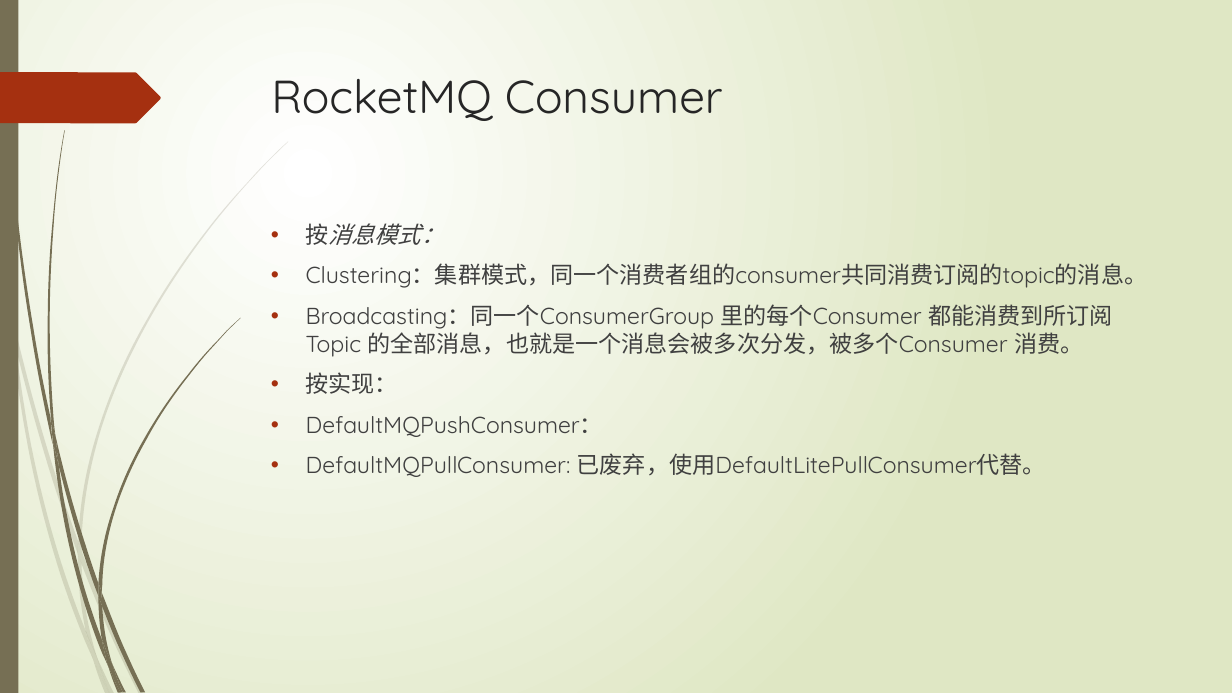
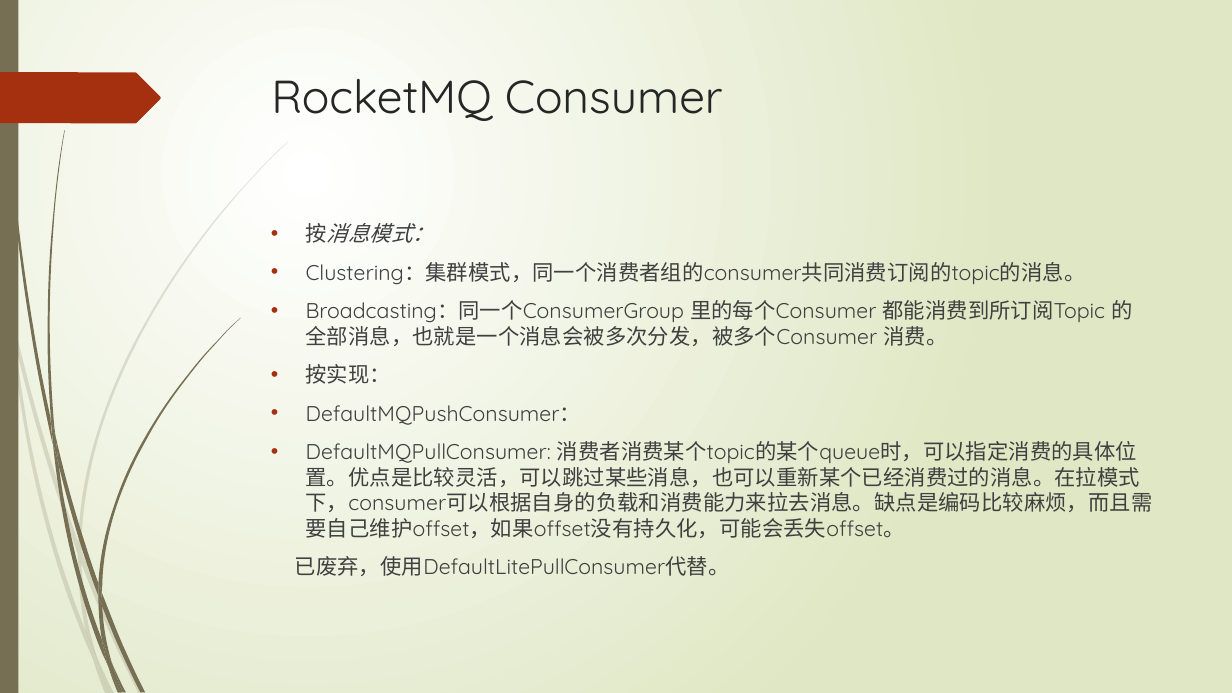
Before and after one commit to xljnc/rocketmqLearning, a slide deck: slide 7 of doc/RocketMQ简介.pptx. Drawn at 1232x693 pixels with LibreOffice and Linux fonts; fonts in the diff are those of the drawing. Boxes give left, top, right and bottom in pixels: in the first picture for what was removed or moved away, otherwise in the second. Text is boxed around its words. In the diff, an @@ line names an element or a change of style, - is before the commit and + after.

Commit message:
RocketMQ文档 by yipin 2021-04-29

```diff
--- a/doc/RocketMQ简介.pptx
+++ b/doc/RocketMQ简介.pptx
@@ text at [306,223,1132,425]: size 18 to 16.6 pt in "按消息模式：", "Clustering：集群模式，同一个消费者组的consumer共同消费订阅的topic的消息。", "Broadcasting：同一个ConsumerGroup 里的每个Consumer 都能消费到所订阅Topic 的全部 ...", "按实现：" and 1 more places @@
@@ text at [295,441,1153,576]: text changed; size 18 to 16.6 pt @@
-• DefaultMQPullConsumer: 已废弃，使用DefaultLitePullConsumer代替。
+• DefaultMQPullConsumer: 消费者消费某个topic的某个queue时，可以指定消费的具体位置。优点是比较灵活，可以跳过某些消息，也可以重新某个已经消费过的消息。在拉模式下，consumer可以根据自身的负载和消费能力来拉去消息。缺点是编码比较麻烦，而且需要自己维护offset，如果offset没有持久化，可能会丢失offset。
+已废弃，使用DefaultLitePullConsumer代替。
```
